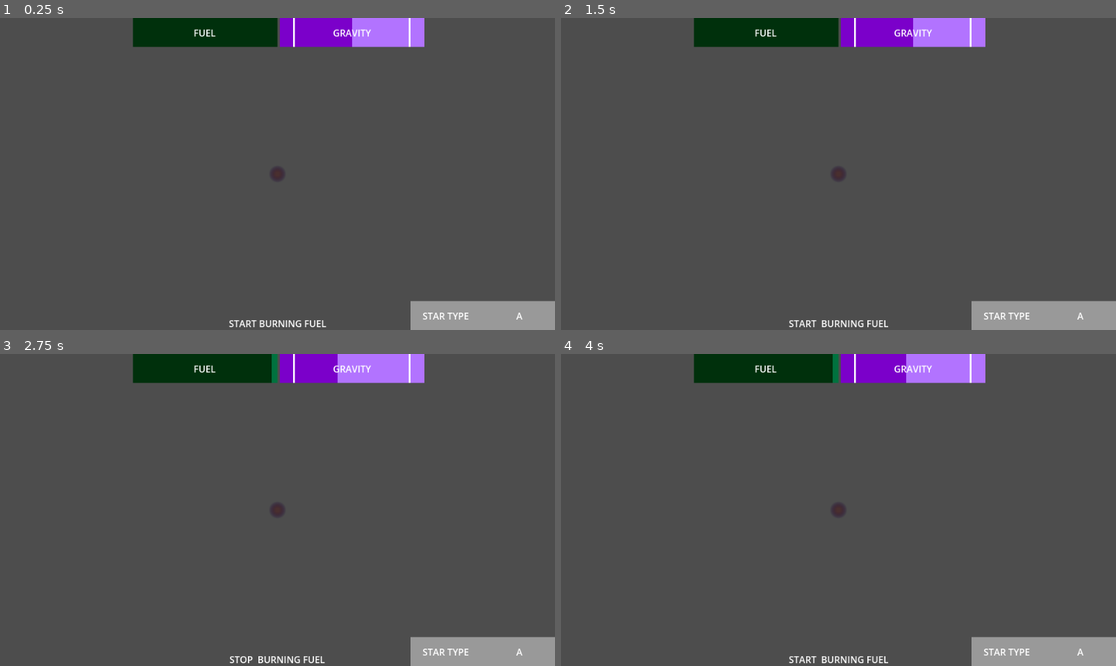
Above: before the commit, frames 1-4 (two rows, left to right).
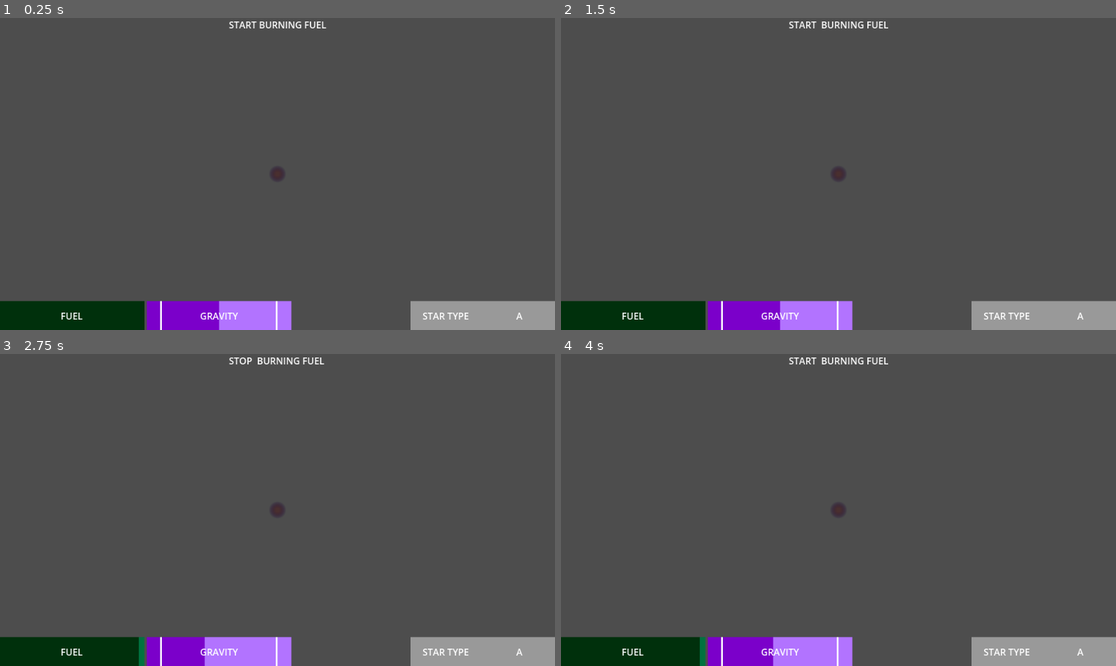
Above: after the commit, the same moments.

Repository: danGerep/cosmic-seed
Game: Godot game, scene res://space.tscn
Two runs of this game, one before a commit and one after it. Both use one fixed random seed, a clock stepped at 60 frames per second and the inputs below. The engine's default icon, where the game draws it, is replaced by a stand-in: a white triangle on a blue panel in a dark square.
Inputs (mouse positions are in pixels of both pictures, inside the frame that each line leads up to):
- Up to frame 1 (0.25 s): no input
- Up to frame 2 (1.5 s): tap Enter at 0.5 s; move the mouse to (960, 158) at 0.52 s; press the mouse at (960, 158) at 0.53 s; hold D 0.53-1.28 s; tap Space at 0.77, 1.25 s; move the mouse to (727, 189) at 1.27 s; release the mouse at (727, 189) at 1.28 s; hold S from 1.28 s (still down); tap Q at 1.35 s
- Up to frame 3 (2.75 s): tap Space at 1.52 s; tap Enter at 2 s; move the mouse to (333, 441) at 2.02 s; release S at 2.03 s; hold D from 2.03 s (still down); tap E at 2.1 s
- Up to frame 4 (4 s): move the mouse to (810, 572) at 2.77 s; release D at 2.78 s; hold W 2.78-3.53 s; tap R at 2.85 s; tap Space at 3.02, 3.5, 3.77 s; move the mouse to (1005, 556) at 3.52 s; hold A from 3.53 s (still down); tap F at 3.6 s

The runs differ from the first frame. In frame 1, 9.8% of the frame differs, in the area x 0-77%, y 0-100%; in frame 2, 9.8%; in frame 3, 9.8%; in frame 4, 9.8%.

Commit message:
better UI placement

Diff:
--- a/space.tscn
+++ b/space.tscn
@@ -27,27 +27,23 @@
 
 [node name="BurnFuelLabel" type="Label" parent="CanvasLayer/Control"]
 layout_mode = 1
-anchors_preset = 7
+anchors_preset = 5
 anchor_left = 0.5
-anchor_top = 1.0
 anchor_right = 0.5
-anchor_bottom = 1.0
-offset_left = -83.0
-offset_top = -23.0
-offset_right = 83.0
+offset_left = -84.5
+offset_right = 84.5
+offset_bottom = 23.0
 grow_horizontal = 2
-grow_vertical = 0
 text = "START BURNING FUEL"
 
 [node name="HBoxContainer" type="HBoxContainer" parent="CanvasLayer/Control"]
 layout_mode = 1
-anchors_preset = 5
-anchor_left = 0.5
-anchor_right = 0.5
-offset_left = -250.0
-offset_right = 254.0
-offset_bottom = 50.0
-grow_horizontal = 2
+anchors_preset = 2
+anchor_top = 1.0
+anchor_bottom = 1.0
+offset_top = -50.0
+offset_right = 504.0
+grow_vertical = 0
 
 [node name="Fuel" type="ProgressBar" parent="CanvasLayer/Control/HBoxContainer"]
 unique_name_in_owner = true
